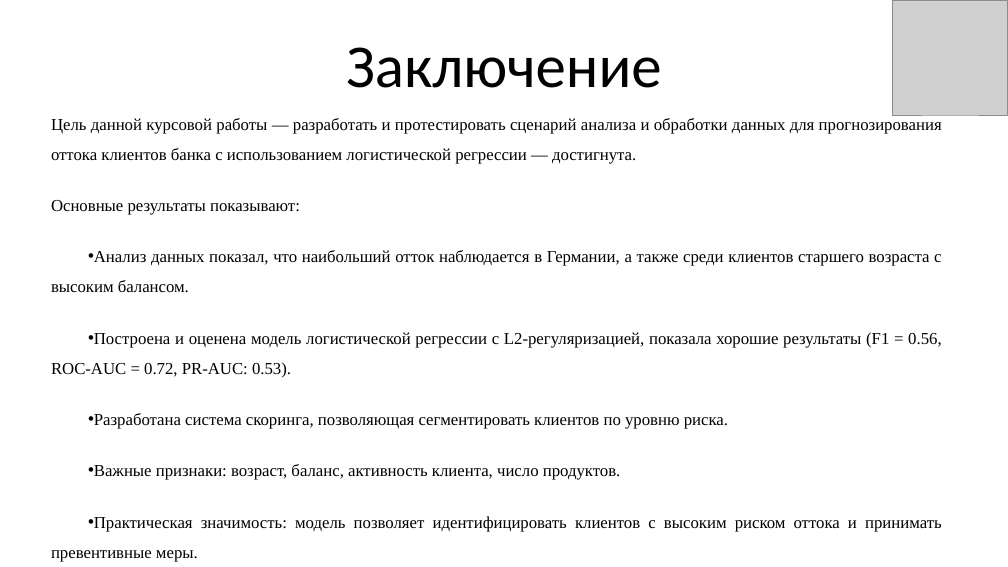
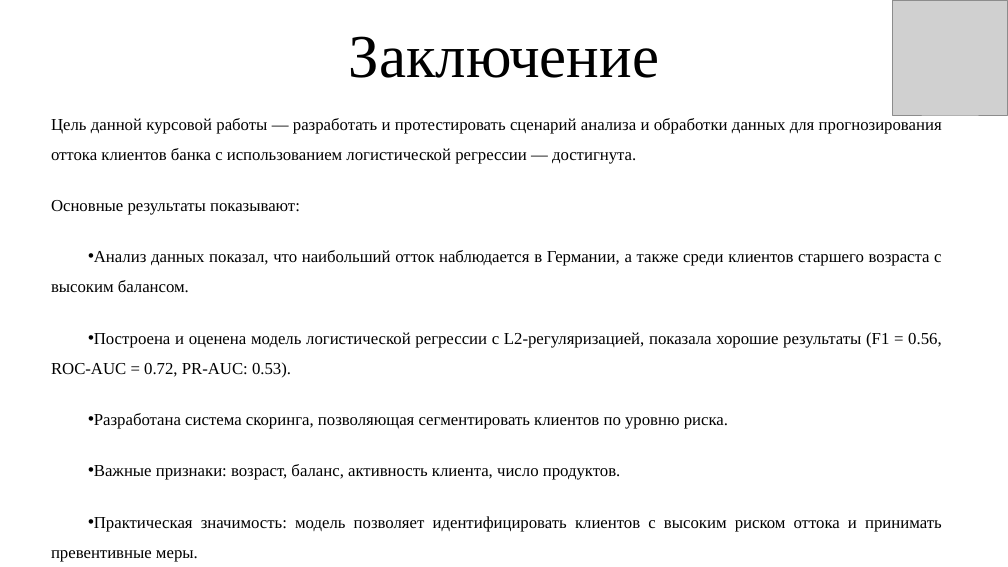
Before and after one commit to Kirill010/RTU-MIREA, a slide deck: slide 13 of 4 курс/Прогнозно-аналитические системы/Курсовая работа/Курсовая_работа_КимКС.pptx. Drawn at 1008x567 pixels with LibreOffice and Linux fonts; fonts in the diff are those of the drawing; grey boxes stand for pictures. Boxes give left, top, right and bottom in pixels: in the first picture for what was removed or moved away, otherwise in the second. Text is boxed around its words. In the diff, an @@ line names an element or a change of style, - is before the commit and + after.

```diff
--- a/4 курс/Прогнозно-аналитические системы/Курсовая работа/Курсовая_работа_КимКС.pptx
+++ b/4 курс/Прогнозно-аналитические системы/Курсовая работа/Курсовая_работа_КимКС.pptx
@@ title "Заключение": place and size @@
-title "Заключение" at bbox=[346, 47, 662, 88]
+title "Заключение" at bbox=[349, 36, 659, 78]
@@ title "Заключение" at bbox=[349, 36, 659, 78]: font Calibri to Times New Roman @@
```
Also in this commit, not shown: 9 other slides changed, 1 other file.
